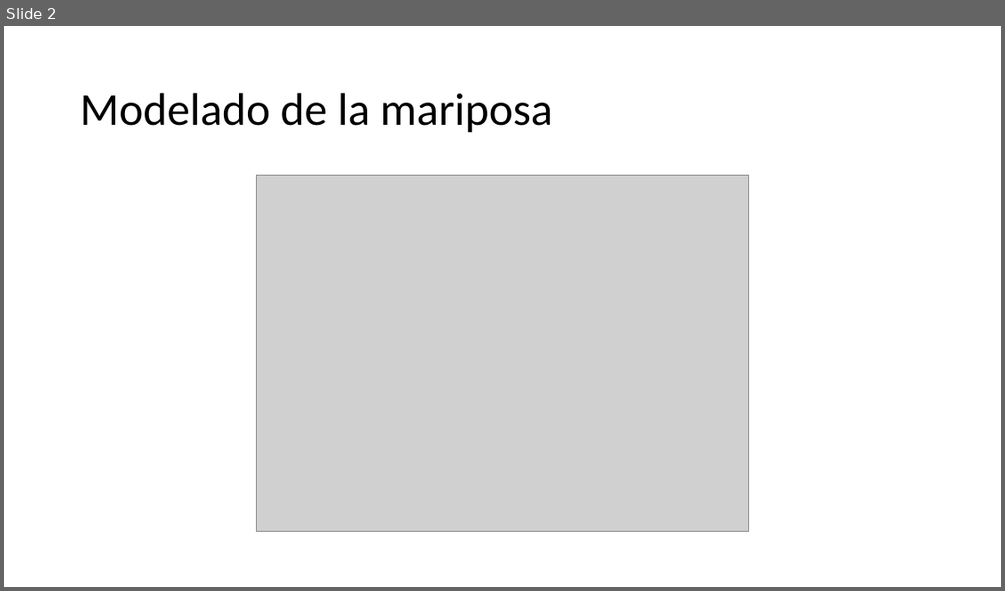
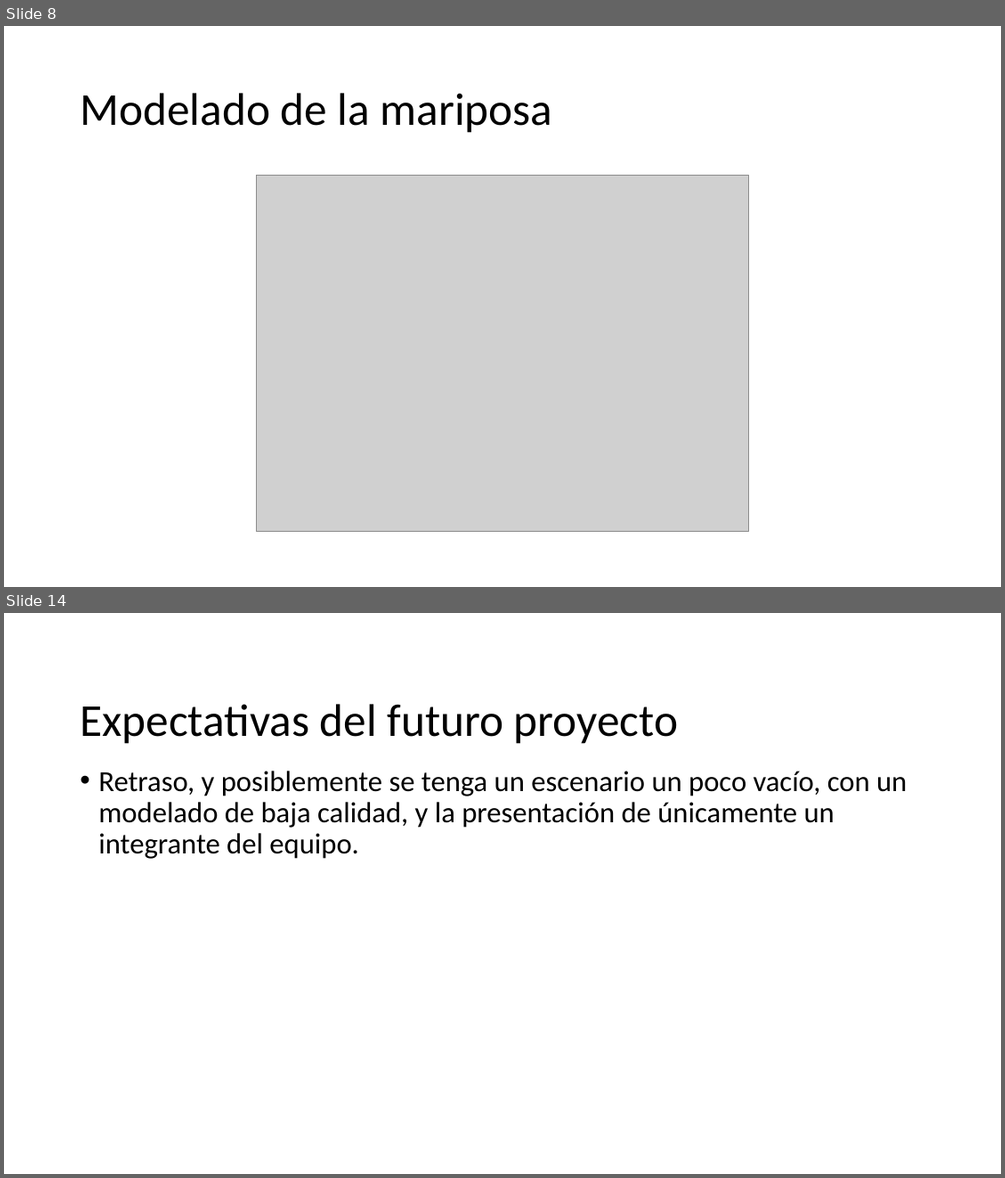
Before and after one commit to EzioFenix/Proyecto_computacion_grafica_2024-1, a slide deck: Presentación del progreso.pptx. Shown one above the other, each under a label of ours: slide 2 before the commit, slides 8 and 14 after it; the slides between them are not shown. The pictures are 1005x591 and 1005x1178 pixels, drawn with LibreOffice and Linux fonts; fonts in the diff are those of the drawing; grey boxes stand for pictures. Boxes give left, top, right and bottom in pixels: in the first picture for what was removed or moved away, otherwise in the second. Text is boxed around its words. In the diff, an @@ line names an element or a change of style, - is before the commit and + after.

```diff
--- a/Presentación del progreso.pptx
+++ b/Presentación del progreso.pptx
@@ slide 14 added at [4, 613, 1001, 1174], background #FFFFFF @@
@@ title added at [80, 704, 678, 744], 44 pt, text #000000 @@
+Expectativas del futuro proyecto
@@ text added at [98, 771, 906, 859], 28 pt, text #000000 @@
+• Retraso, y posiblemente se tenga un escenario un poco vacío, con un modelado de baja calidad, y la presentación de únicamente un integrante del equipo.
@@ what was slide 2 is now slide 8 @@
```
Also in this commit, not shown: 2 slides changed, 10 other slides added, 3 other files.
